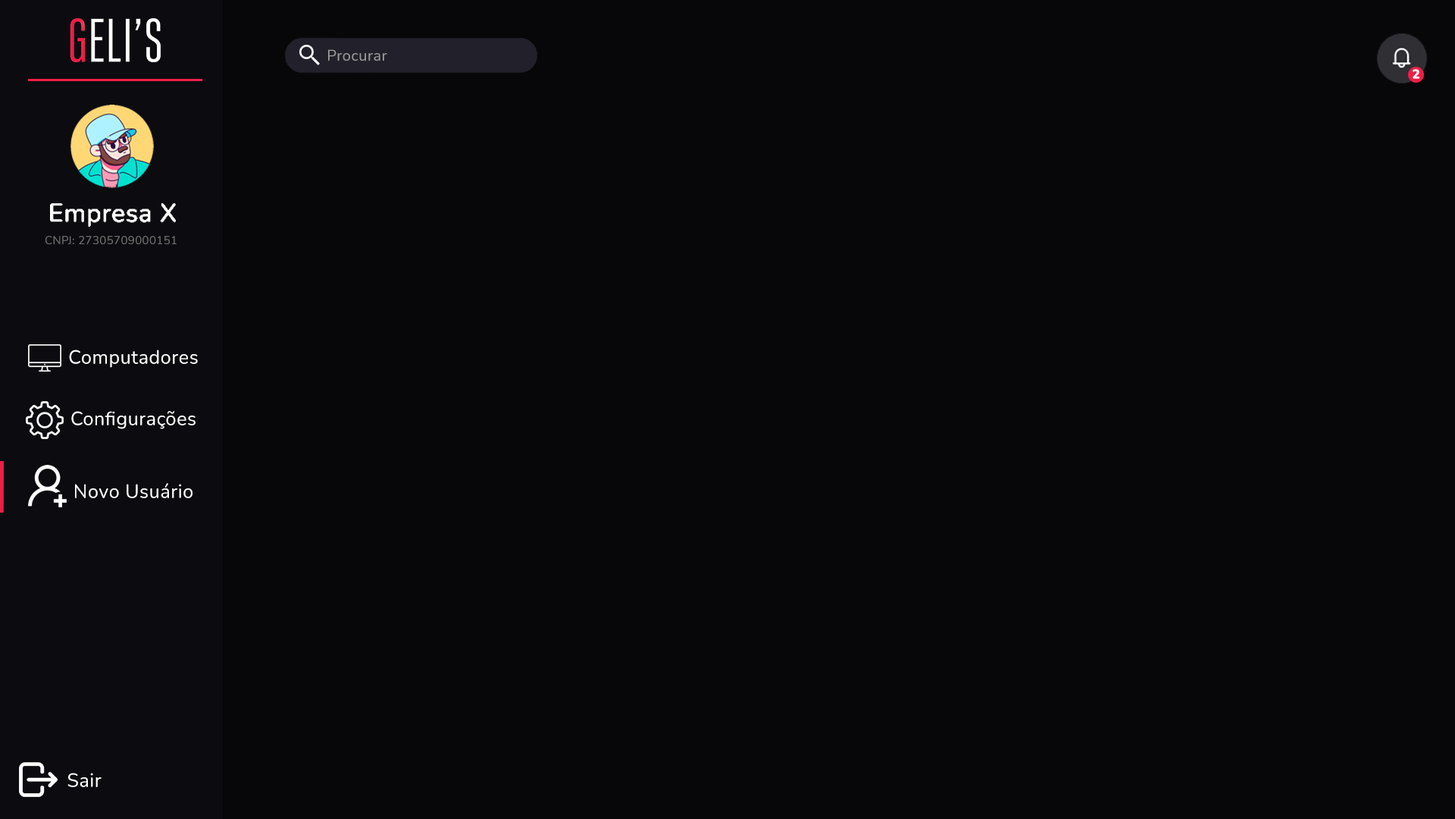
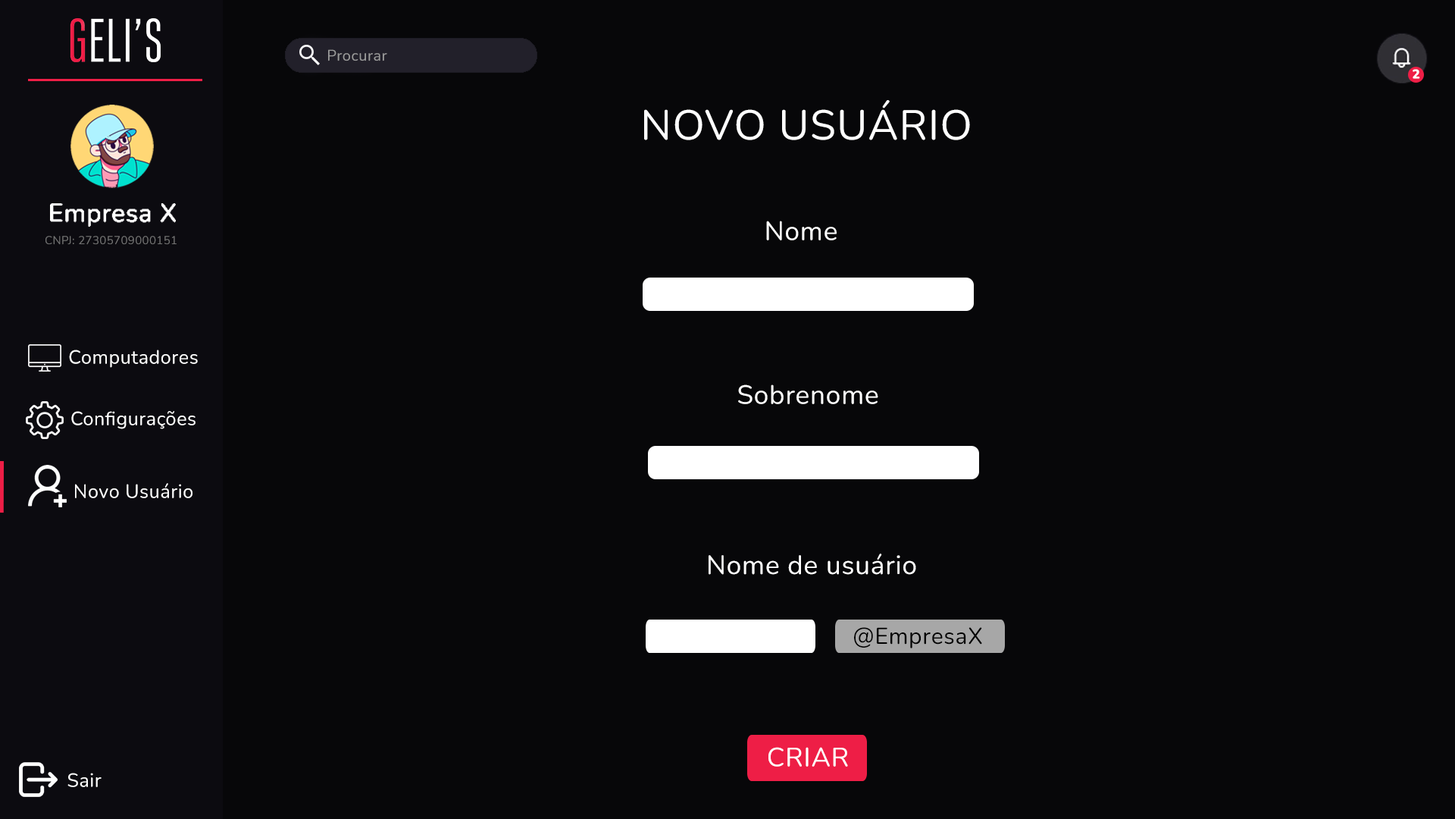
Before/after of a (1455, 819) layered artwork. What changed in the layer stack:
added layer "CRIAR" above "Retângulo Arredondado 5" over [768, 746, 849, 767]
added layer "Retângulo Arredondado 5" above "Nome de usuário" over [747, 734, 868, 781]
added layer "Nome de usuário" above "@EmpresaX" over [708, 553, 917, 575]
added layer "@EmpresaX" above "Retângulo Arredondado 4 cópia 3" over [854, 626, 983, 649]
added layer "Retângulo Arredondado 4 cópia 3" above "Retângulo Arredondado 4 cópia 2" over [835, 619, 1006, 653]
added layer "Retângulo Arredondado 4 cópia 2" above "Retângulo Arredondado 4 cópia" over [645, 619, 816, 653]
added layer "Retângulo Arredondado 4 cópia" above "Sobrenome" over [648, 445, 980, 480]
added layer "Sobrenome" above "Retângulo Arredondado 4" over [738, 384, 879, 405]
added layer "Retângulo Arredondado 4" above "Nome" over [642, 277, 975, 311]
added layer "Nome" (1st of 2) above "NOVO USUÁRIO" over [766, 220, 837, 241]
added layer "NOVO USUÁRIO" above "Tela 3" over [644, 100, 971, 141]
